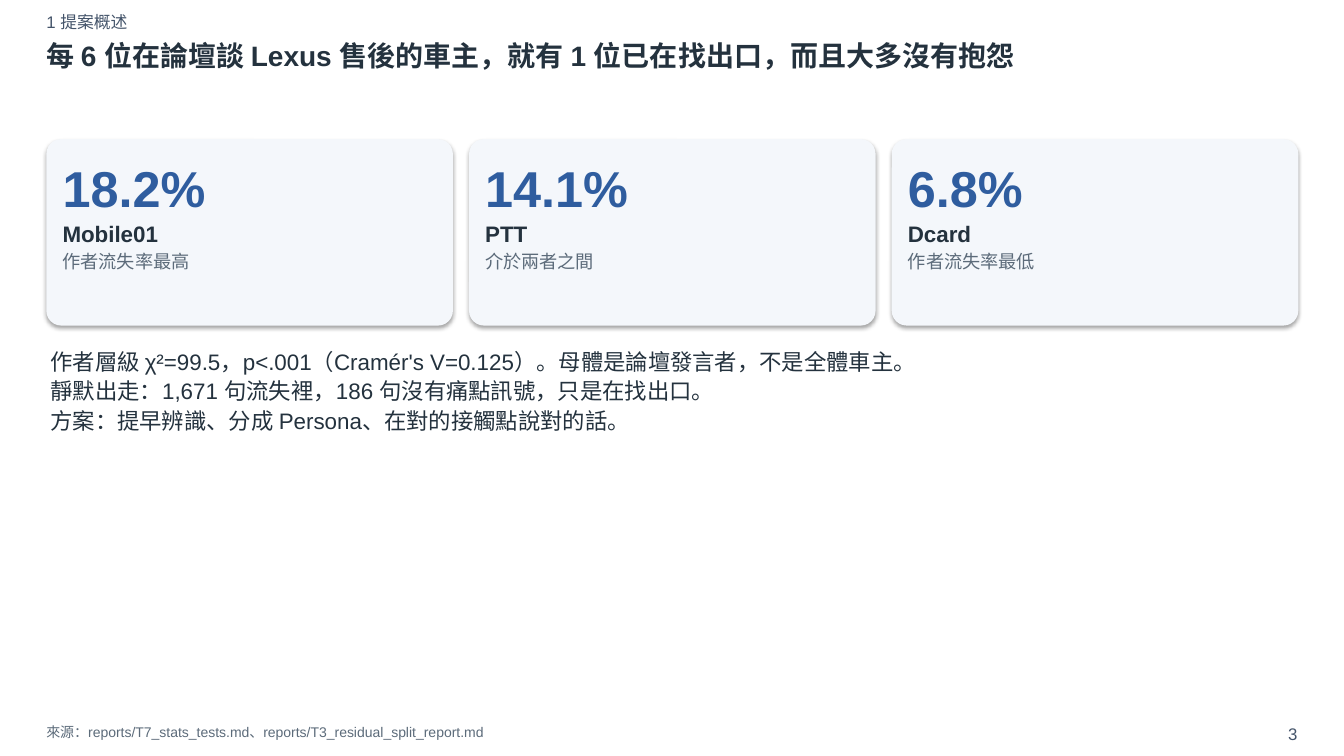
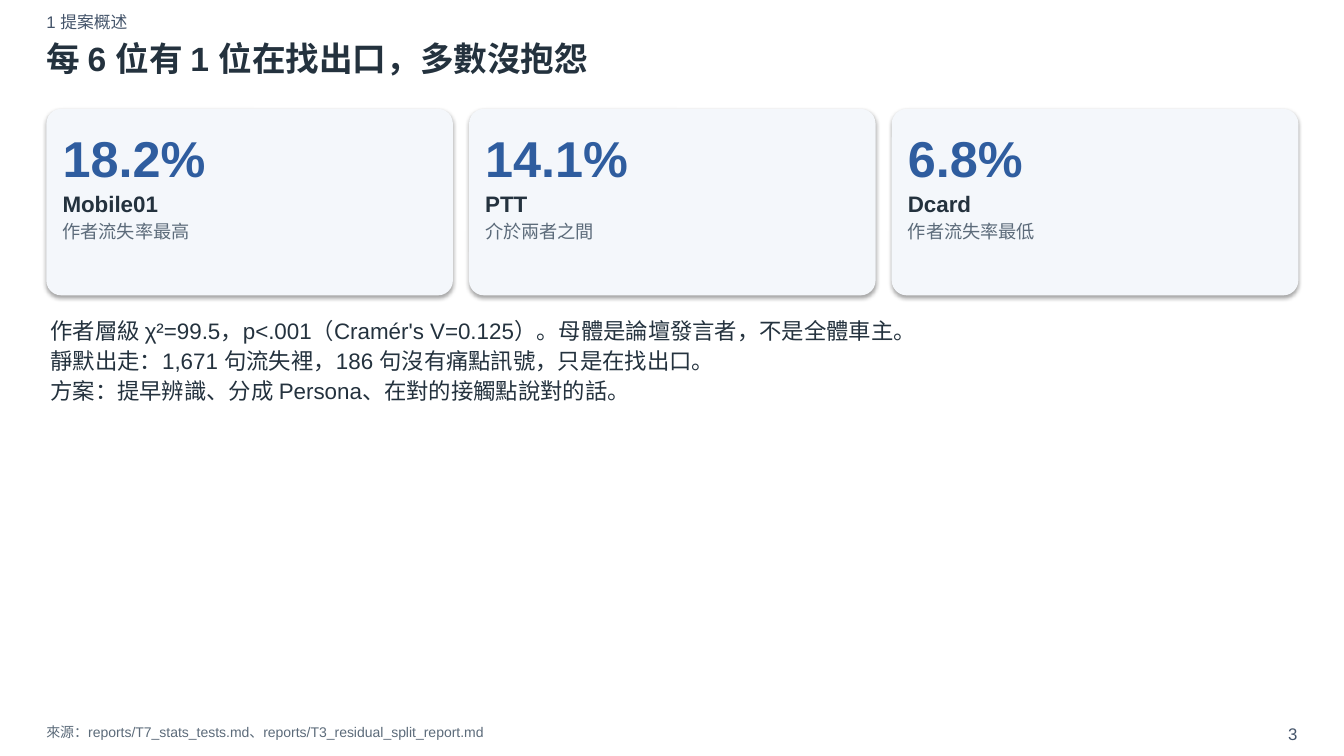
Before and after one commit to xxx789666/hotai-ai-hackathon-lexus, a slide deck: slide 3 of deck/初賽簡報_v0.pptx. Drawn at 1344x756 pixels with LibreOffice and Linux fonts; fonts in the diff are those of the drawing. Boxes give left, top, right and bottom in pixels: in the first picture for what was removed or moved away, otherwise in the second. Text is boxed around its words. In the diff, an @@ line names an element or a change of style, - is before the commit and + after.

```diff
--- a/deck/初賽簡報_v0.pptx
+++ b/deck/初賽簡報_v0.pptx
@@ text at [46, 42, 588, 76]: text changed; size 20 to 24 pt @@
-每 6 位在論壇談 Lexus 售後的車主，就有 1 位已在找出口，而且大多沒有抱怨
+每 6 位有 1 位在找出口，多數沒抱怨
@@ 4 texts, 3 rounded rectangles: place and size @@
-4 texts, 3 rounded rectangles at [46, 139, 1299, 431]
+4 texts, 3 rounded rectangles at [46, 109, 1299, 401]
```
Also in this commit, not shown: 5 other slides changed, 1 slide added, 14 other files.
